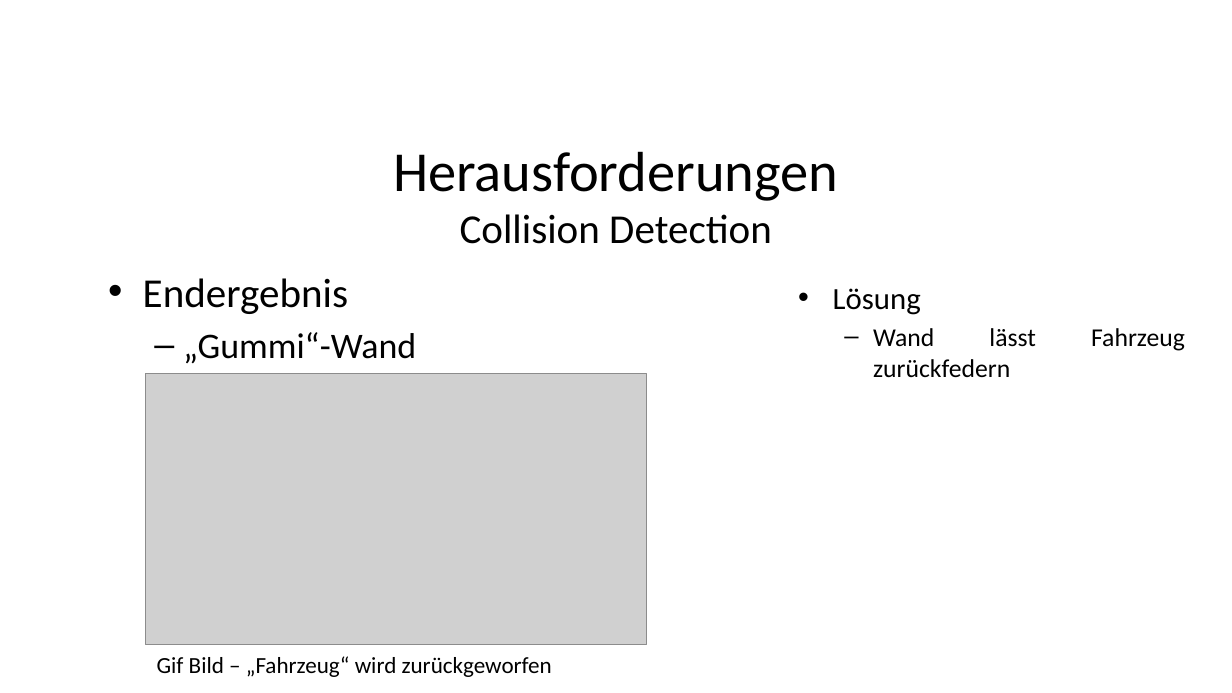
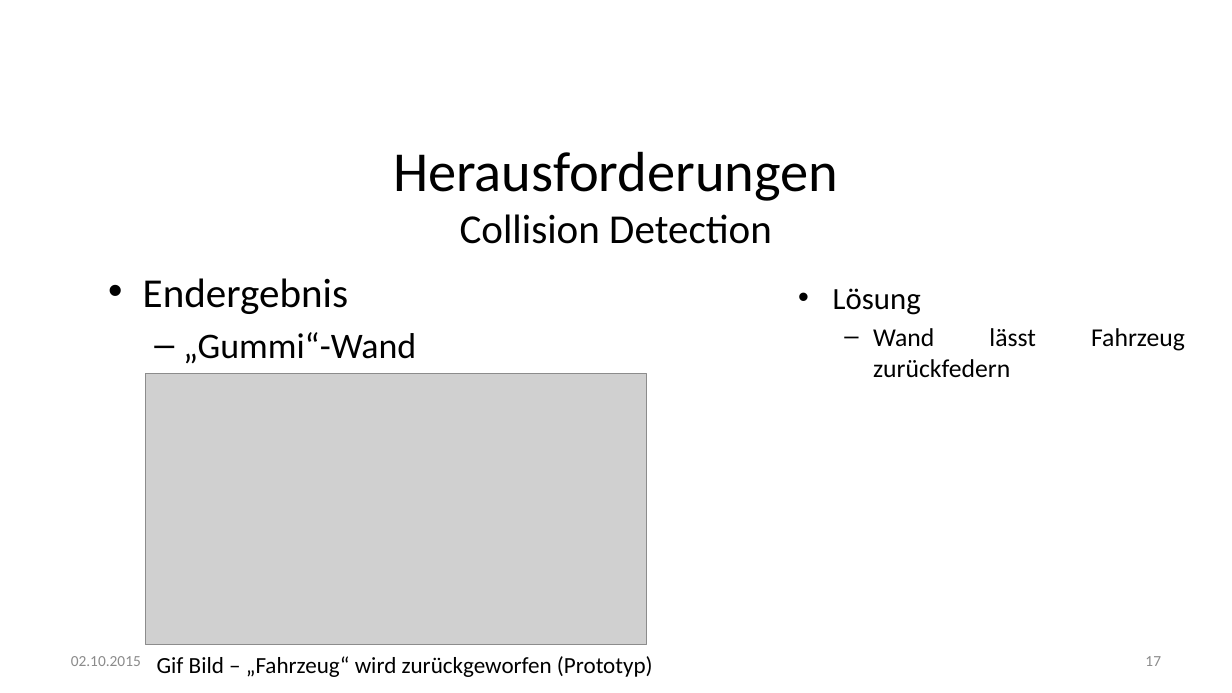
Before and after one commit to fdai3905/GDV2015, a slide deck: slide 17 of final/GDV - Finale Präsentation V0.9.pptx (slide 12 before the commit). Drawn at 1232x693 pixels with LibreOffice and Linux fonts; fonts in the diff are those of the drawing; grey boxes stand for pictures; background and template pictures are left out. Boxes give left, top, right and bottom in pixels: in the first picture for what was removed or moved away, otherwise in the second. Text is boxed around its words. In the diff, an @@ line names an element or a change of style, - is before the commit and + after.

```diff
--- a/final/GDV - Finale Präsentation V0.9.pptx
+++ b/final/GDV - Finale Präsentation V0.9.pptx
@@ text added at (x1=71, y1=656, x2=141, y2=666), 12 pt, text #8C8C8C @@
+02.10.2015
@@ text at (x1=157, y1=656, x2=653, y2=677): text changed @@
-Gif Bild – „Fahrzeug“ wird zurückgeworfen
+Gif Bild – „Fahrzeug“ wird zurückgeworfen (Prototyp)
@@ page number added at (x1=1145, y1=656, x2=1161, y2=666), 12 pt, text #8C8C8C @@
+17
```
Also in this commit, not shown: 31 other slides changed, 7 slides added, 44 other files.
